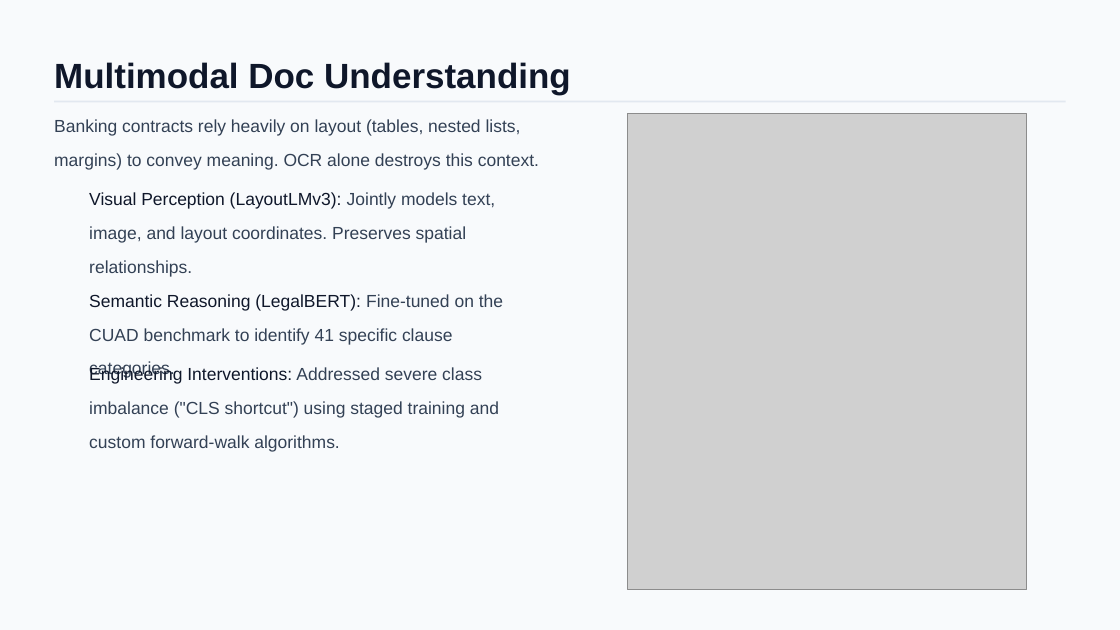
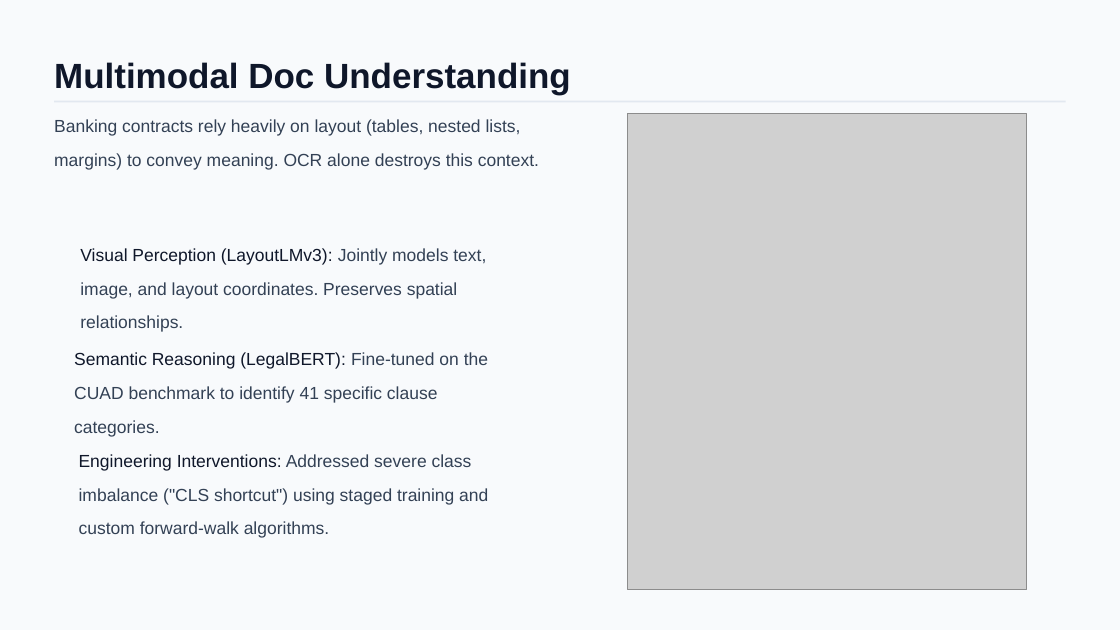
Before and after one commit to Sunilkattamuri/BlackBox-Regulatory-Gaurdian, a slide deck: slide 13 of 2024AA05522-Dissertation_Pesentation.pptx. Drawn at 1120x630 pixels with LibreOffice and Linux fonts; fonts in the diff are those of the drawing; grey boxes stand for pictures; background and template pictures are left out. Boxes give left, top, right and bottom in pixels: in the first picture for what was removed or moved away, otherwise in the second. Text is boxed around its words. In the diff, an @@ line names an element or a change of style, - is before the commit and + after.

```diff
--- a/2024AA05522-Dissertation_Pesentation.pptx
+++ b/2024AA05522-Dissertation_Pesentation.pptx
@@ text "Visual Perception (LayoutLMv3): Jointly models ...": place and size @@
-text "Visual Perception (LayoutLMv3): Jointly models ..." at (89,192,495,243)
+text "Visual Perception (LayoutLMv3): Jointly models ..." at (80,248,486,299)
@@ text "Semantic Reasoning (LegalBERT): Fine-tuned on ...": place and size @@
-text "Semantic Reasoning (LegalBERT): Fine-tuned on ..." at (89,294,503,345)
+text "Semantic Reasoning (LegalBERT): Fine-tuned on ..." at (74,352,488,403)
@@ text "Engineering Interventions: Addressed severe class ...": place and size @@
-text "Engineering Interventions: Addressed severe class ..." at (89,367,499,452)
+text "Engineering Interventions: Addressed severe class ..." at (79,454,488,538)
```
Also in this commit, not shown: 2 other slides changed, 18 other files.
